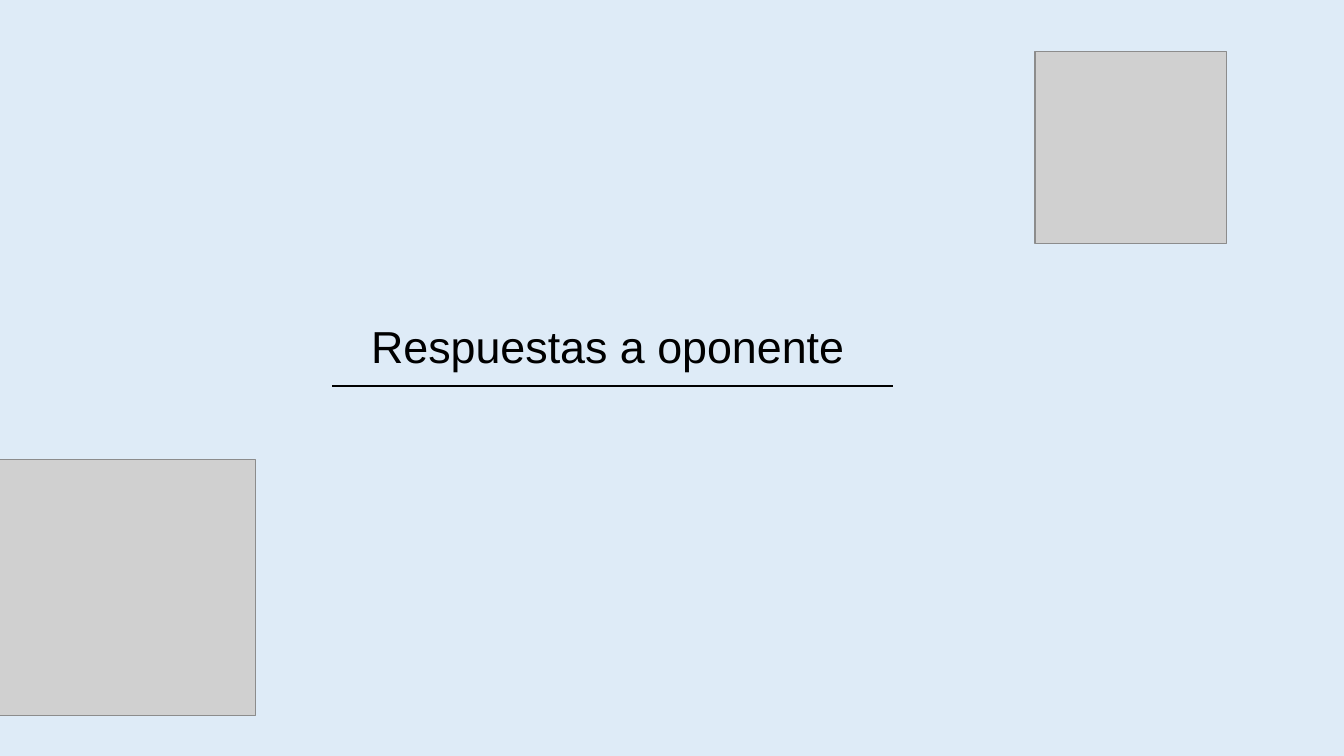
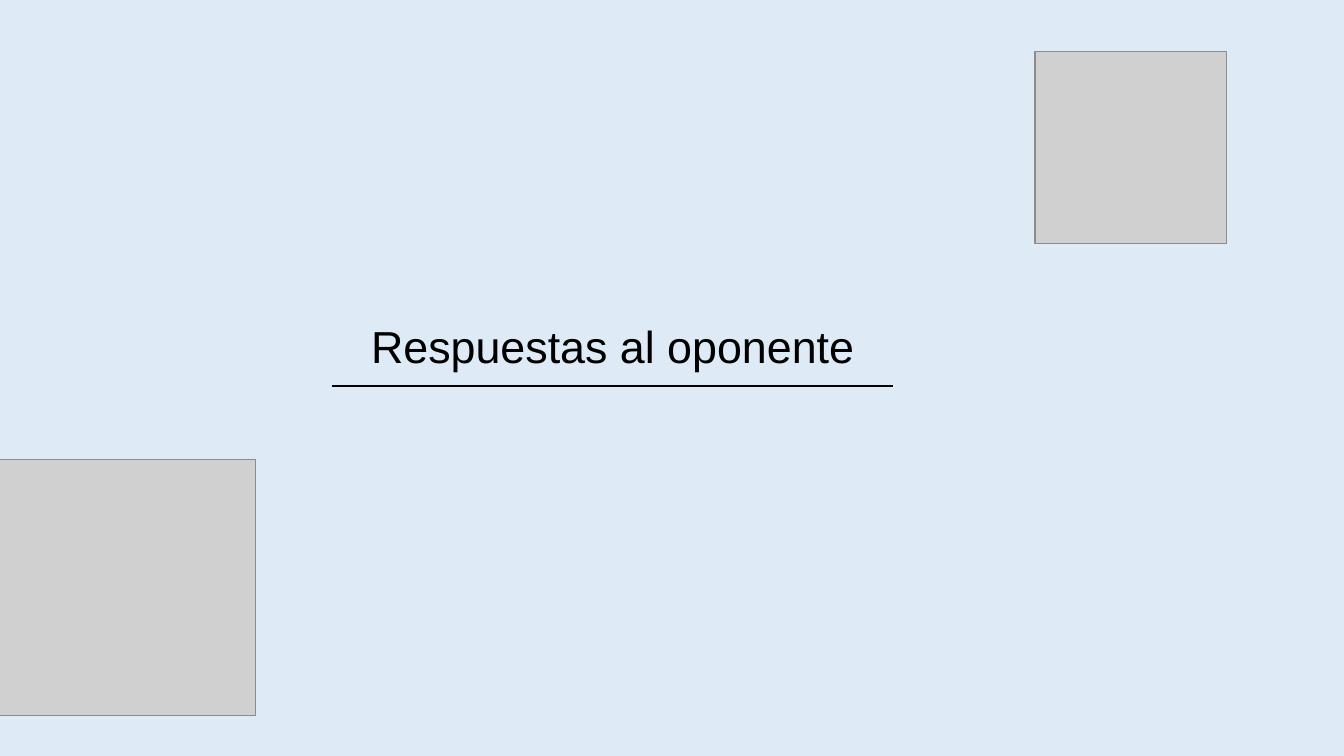
Before and after one commit to amypadron/prower_tesis, a slide deck: slide 51 of Digestión anaerobía.Original.pptx. Drawn at 1344x756 pixels with LibreOffice and Linux fonts; fonts in the diff are those of the drawing; grey boxes stand for pictures. Boxes give left, top, right and bottom in pixels: in the first picture for what was removed or moved away, otherwise in the second. Text is boxed around its words. In the diff, an @@ line names an element or a change of style, - is before the commit and + after.

```diff
--- a/Digestión anaerobía.Original.pptx
+++ b/Digestión anaerobía.Original.pptx
@@ text at [371,330,854,372]: text changed @@
-Respuestas a oponente
+Respuestas al oponente
```
Also in this commit, not shown: 2 other slides changed, 7 slides added, 5 slides removed.
